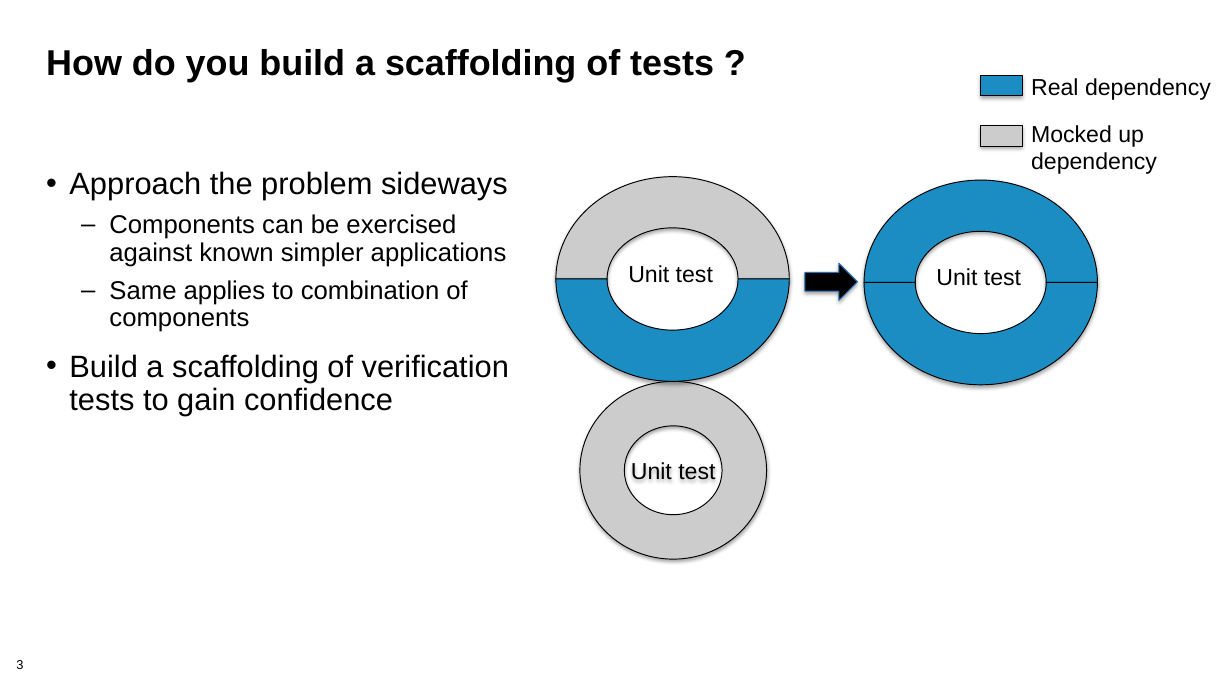
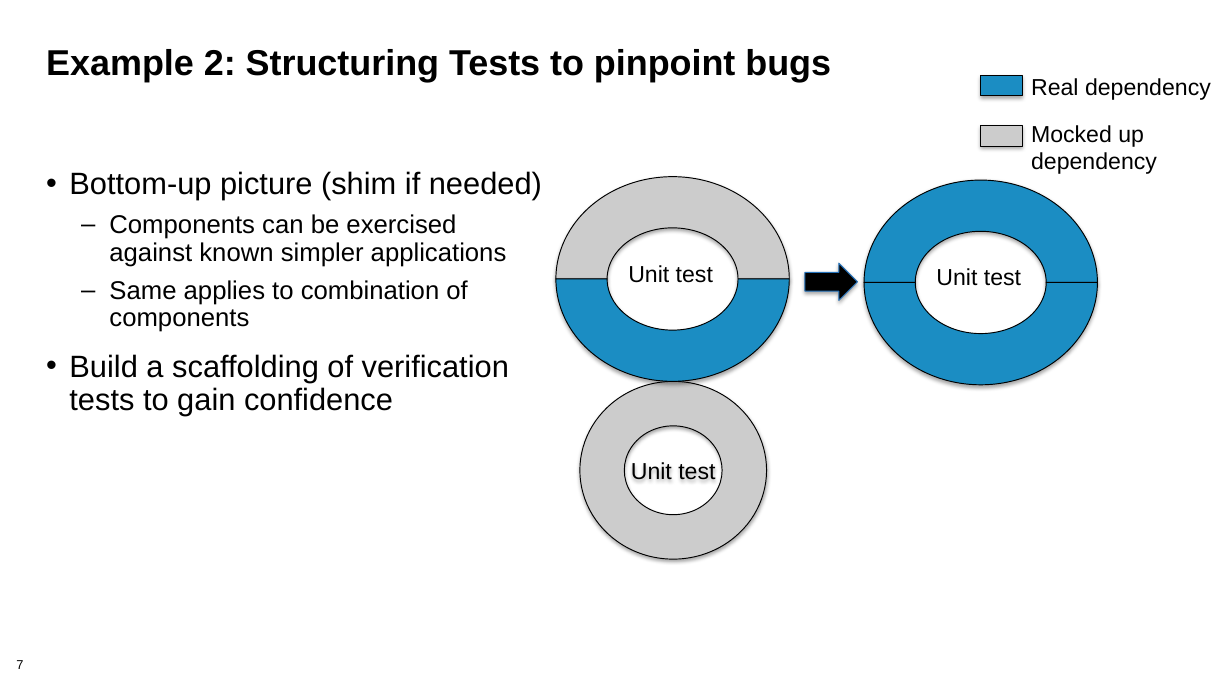
Before and after one commit to bssw-tutorial/presentations, a slide deck: slide 7 of final-presentations/2021-04-12-ecpam/03-testing2.pptx (slide 3 before the commit). Drawn at 1232x693 pixels with LibreOffice and Linux fonts; fonts in the diff are those of the drawing; background and template pictures are left out. Boxes give left, top, right and bottom in pixels: in the first picture for what was removed or moved away, otherwise in the second. Text is boxed around its words. In the diff, an @@ line names an element or a change of style, - is before the commit and + after.

```diff
--- a/final-presentations/2021-04-12-ecpam/03-testing2.pptx
+++ b/final-presentations/2021-04-12-ecpam/03-testing2.pptx
@@ title at <box>46,49,831,82</box>: text changed @@
-How do you build a scaffolding of tests ?
+Example 2: Structuring Tests to pinpoint bugs
@@ text at <box>69,171,542,200</box>: text changed @@
-• Approach the problem sideways
+• Bottom-up picture (shim if needed)
@@ page number at <box>16,660,23,669</box>: text changed @@
-3
+7
```
Also in this commit, not shown: 7 other slides changed, 7 slides added.
